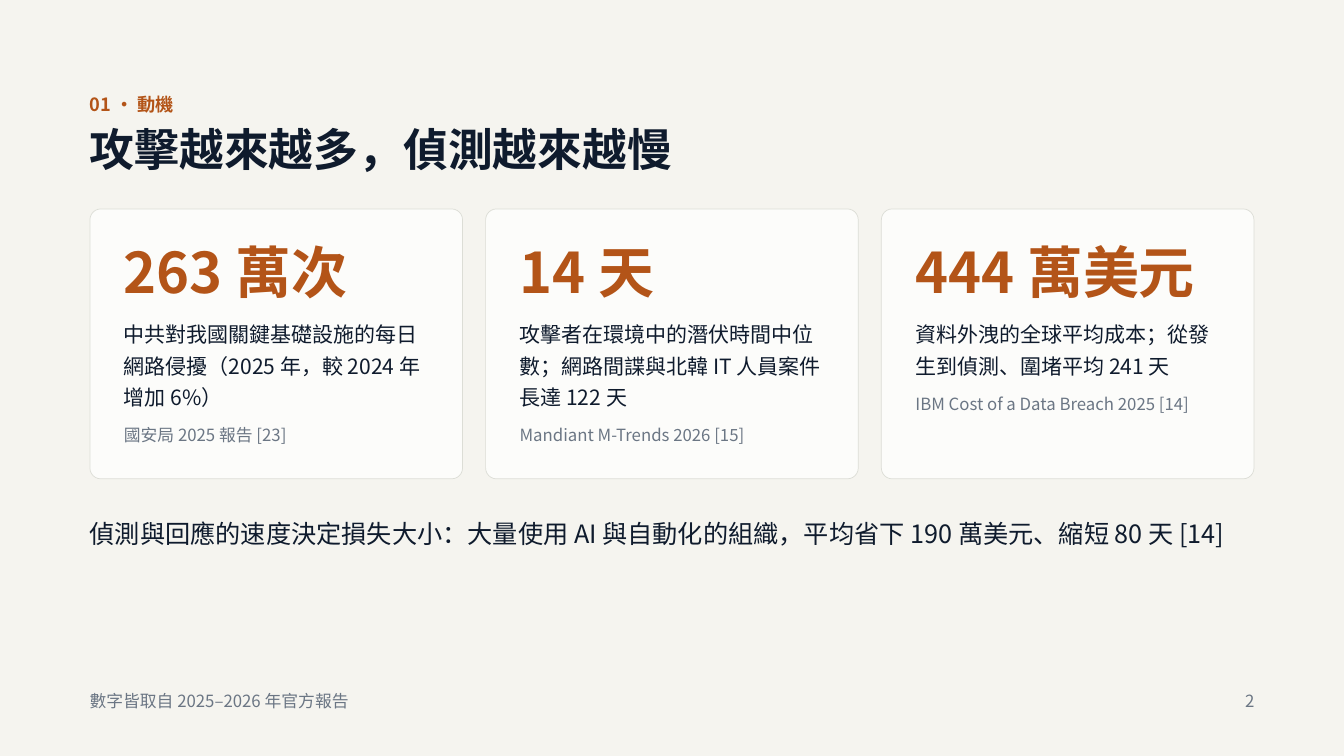
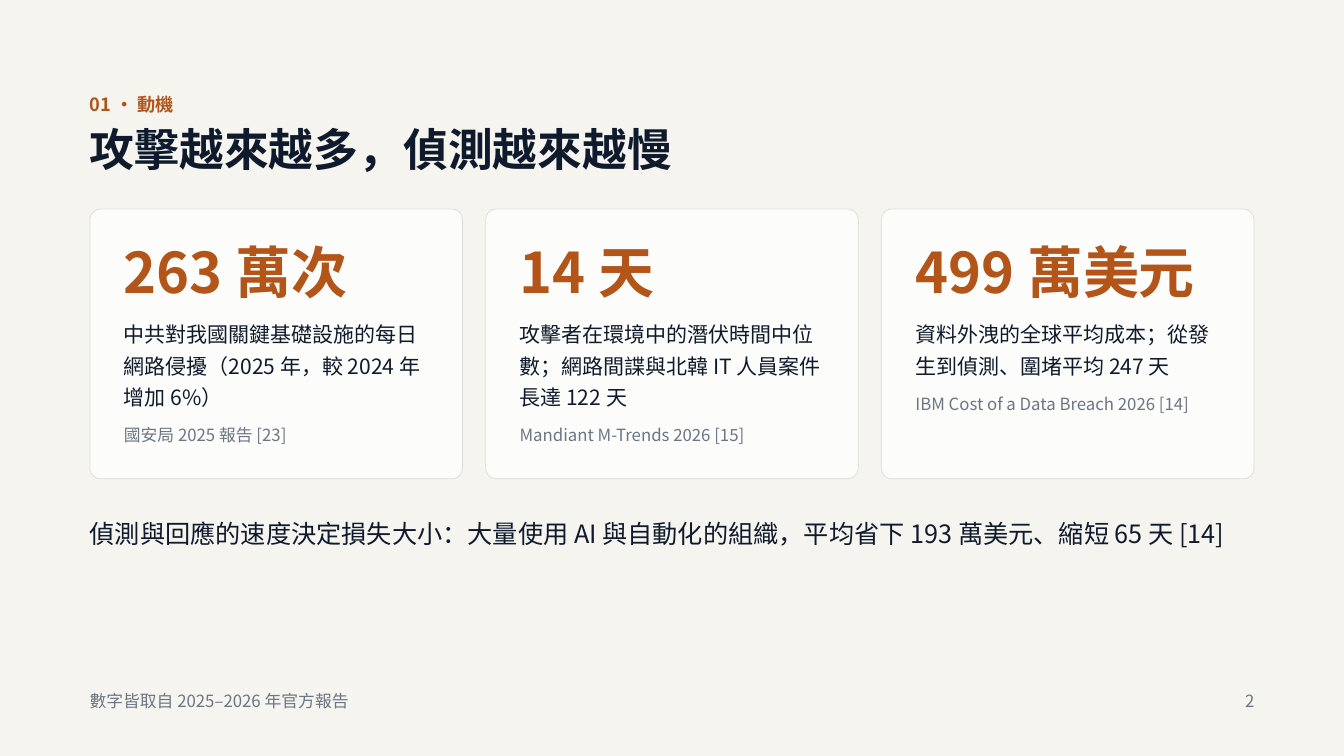
Before and after one commit to jimtaerini/AI_SOC_Analyst_Agent, a slide deck: slide 2 of docs/AI_SOC_Analyst_Agent-Proposal.pptx. Drawn at 1344x756 pixels with LibreOffice and Linux fonts; fonts in the diff are those of the drawing. Boxes give left, top, right and bottom in pixels: in the first picture for what was removed or moved away, otherwise in the second. Text is boxed around its words. In the diff, an @@ line names an element or a change of style, - is before the commit and + after.

```diff
--- a/docs/AI_SOC_Analyst_Agent-Proposal.pptx
+++ b/docs/AI_SOC_Analyst_Agent-Proposal.pptx
@@ text at (x1=915, y1=245, x2=1195, y2=298): text changed @@
-444 萬美元
+499 萬美元
@@ text at (x1=915, y1=324, x2=1209, y2=376): text changed @@
-資料外洩的全球平均成本；從發生到偵測、圍堵平均 241 天
+資料外洩的全球平均成本；從發生到偵測、圍堵平均 247 天
@@ text at (x1=915, y1=396, x2=1189, y2=413): text changed @@
-IBM Cost of a Data Breach 2025 [14]
+IBM Cost of a Data Breach 2026 [14]
@@ text at (x1=90, y1=521, x2=1224, y2=548): text changed @@
-偵測與回應的速度決定損失大小：大量使用 AI 與自動化的組織，平均省下 190 萬美元、縮短 80 天 [14]
+偵測與回應的速度決定損失大小：大量使用 AI 與自動化的組織，平均省下 193 萬美元、縮短 65 天 [14]
```
Also in this commit, not shown: 4 other slides changed, 1 other file.
